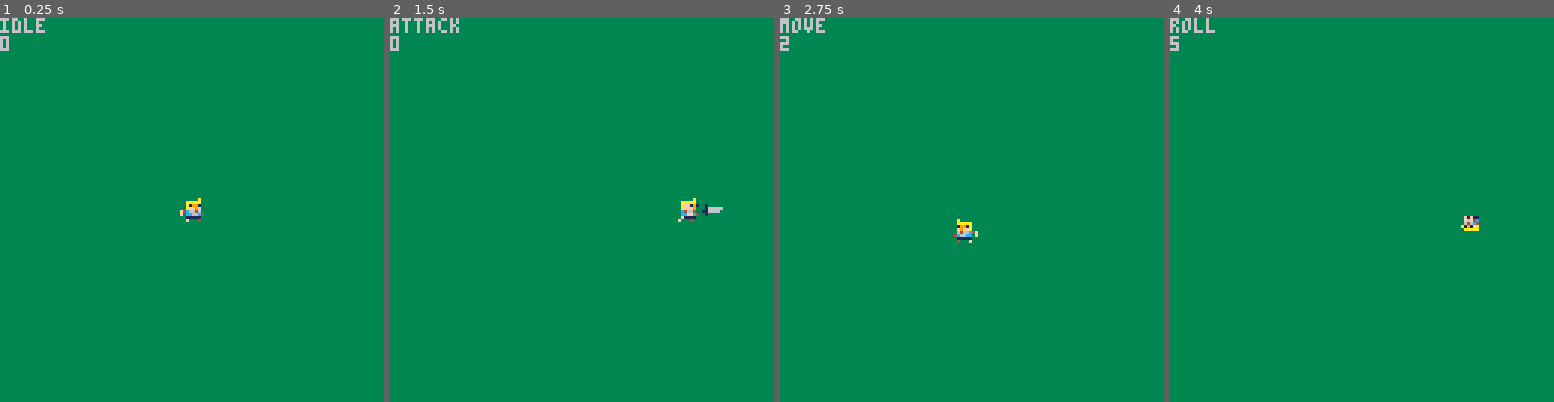
Above: before the commit, frames 1-4 (left to right).
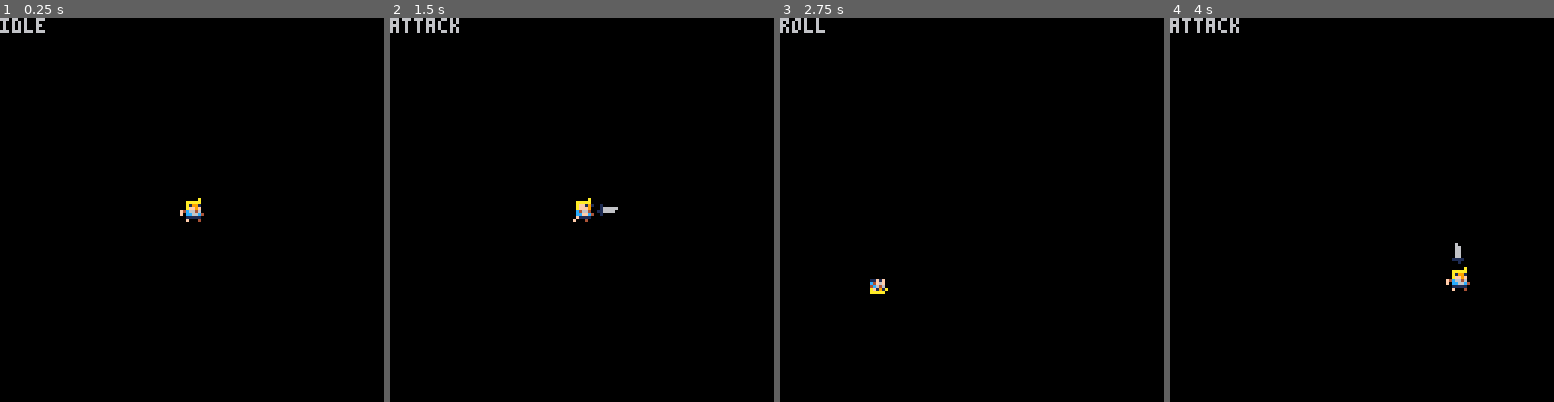
Above: after the commit, the same moments.

Repository: yuwangyu-Hub/pico8arpg
Game: PICO-8 cartridge arpg.p8
Same seed, same stepped clock (60 frames per second), same inputs: the game is played once before the commit and once after it.
Inputs:
- Up to frame 1 (0.25 s): no input
- Up to frame 2 (1.5 s): tap O (Z key) at 0.33, 0.7, 1.43 s; tap X (X key) at 1.07 s
- Up to frame 3 (2.75 s): hold Left 1.97-2.37 s; tap X (X key) at 2.07, 2.4, 2.73 s; tap O (Z key) at 2.22 s; hold Down from 2.42 s (still down)
- Up to frame 4 (4 s): release Down at 2.82 s; hold Right 2.87-3.53 s; tap X (X key) at 3.07, 3.4, 3.73 s; tap O (Z key) at 3.1, 3.98 s; hold Up from 3.58 s (still down)

The runs differ from the first frame. In frame 1, 100% of the frame differs, in the area x 0-100%, y 0-100%; in frame 2, 100%; in frame 3, 100%; in frame 4, 100%.

Commit message:
dev-23-11-9

Diff:
--- a/initdata.lua
+++ b/initdata.lua
@@ -15,7 +15,7 @@
     wy.spx=0
     wy.spy=0
     wy.speed=1.3
-    wy.rollspeed=8
+    wy.rollspeed=3
     wy.t=0
     wy.att_t=0
     wy.aniframe=wy.animsprs.idle
@@ -27,99 +27,9 @@
         attack={9,10,11}
     }
     wy.dire=0
-end
 
 
---绘制武器
-function weapon()
-
-	sword_spr=0
-	sword_att_lr={22,23,24}
-	sword_att_ud={25,26,27}
-
-    swordx=0
-	swordy=0
-	sw_flipx=false
-	sw_flipy=false
-
-    if wy.dire==0 then
-		if  wy.sprflip then
-            --角色:左
-		    swordx=wy.x-8
-		    swordy=wy.y
-		    sword_spr=23 --flip
-		    sw_flipx=true
-        else
-            --角色：右
-            swordx=wy.x+8
-            swordy=wy.y
-            sword_spr=23
-        end
-
-	end
-
-	if wy.dire==1 then
-		--角色:左
-		swordx=wy.x-8
-		swordy=wy.y
-		sword_spr=23 --flip
-		sw_flipx=true
-	end
-    if wy.dire==2 then
-		--角色:左上
-		swordx=wy.x-8
-		swordy=wy.y-8
-		sword_spr=22 --flip
-		sw_flipx=true
-	end
-	if wy.dire==3 then
-		--角色：上
-		swordx=wy.x
-		swordy=wy.y-8
-		sword_spr=24
-	end
-    if wy.dire==4 then
-		--角色：右上
-		swordx=wy.x+8
-		swordy=wy.y-8
-		sword_spr=22
-
-	end
-	if wy.dire==5 then
-		--角色：右
-		swordx=wy.x+8
-		swordy=wy.y
-		sword_spr=23
-	end
-    if wy.dire==6 then
-		--角色：右下
-		swordx=wy.x+8
-		swordy=wy.y+8
-		sword_spr=22
-        sw_flipy=true
-	end
-	if wy.dire==7 then
-		--角色：下
-		swordx=wy.x
-		swordy=wy.y+8
-		sword_spr=24
-		sw_flipy=true
-	end
-    if wy.dire==8 then
-		--角色：左下
-		swordx=wy.x-8
-		swordy=wy.y+8
-		sword_spr=22
-        sw_flipx=true
-		sw_flipy=true
-	end
-	spr(sword_spr,swordx,swordy,1,1,sw_flipx,sw_flipy)
 end
-
-
-
-
-
 
 
 --敌人-蛇
@@ -133,7 +43,5 @@
     snake.state=snake.allstate.idle
     snake.x=30
     snake.y=0
-    snake.spx=0
-    snake.spy=0
-
+    snake.speed=0.5
 end
--- a/main.lua
+++ b/main.lua
@@ -1,9 +1,9 @@
 --dev
 --敌人追踪系统
 --翻滚粒子特效
-
 function _init()
 	playerdata()
+	enemydata()
 
 end
 
@@ -13,27 +13,33 @@
 	--主角的行为
 	--wy_act(wy)
 	wyfsm()
+	--chase(snake,wy)
 end
 
-
-
 function _draw()
-	cls(3)--屏幕颜色
+	cls()--屏幕颜色
 
 	--攻击武器动画
-	if wy.att then
+	--if wy.att then
 		--draweapon(wy)
-	end
+	--end
 
 	--主角精灵显示
 	spr(wy.aniframe, wy.x, wy.y, 1, 1,wy.sprflip)--sb spr
 
+
+	--敌人蛇
+	--spr(48,snake.x,snake.y)
+
+
 	print(wy.state)
-	print(ceil(wy.t%#wy.animsprs.roll))
 	--UI显示
 	--ui()
+
+
+	--攻击时候的武器绘制
 	if wy.state == wy.allstate.attack then
-		weapon()
+		attack()
 	end
 
 end
--- a/role.lua
+++ b/role.lua
@@ -14,10 +14,10 @@
 
 	role.allstate={}
 	role.state=role.allstate[1]
-	--role.roll=false
+	role.isroll=false
 	role.rollspeed=0
 	role.t=0
-	--role.att=false
+	role.isattack=false
 	role.att_t=0
 	role.aniframe=0
 	role.animsprs={}
@@ -41,11 +41,20 @@
 	if wy.state == "idle" then------------------------------------------------idle
 		wy.spx=0
 		wy.spy=0
+
+
+		if wy.isattack then
+			wy.state=wy.allstate.attack
+		end
+
 		if wy.dire!=0 then
 			wy.state=wy.allstate.move
 		end
 		wy.rollspeed=8
 
+		if wy.isroll then
+			wy.state=wy.allstate.roll
+		end
 		--动画
 		wy.aniframe= wy.animsprs.idle
 		wy.t=0
@@ -60,8 +69,17 @@
 		end
 
 		move(wy)
+
 		if wy.dire==0 then
 			wy.state=wy.allstate.idle
+		end
+
+		if wy.isattack then
+			wy.state=wy.allstate.attack
+		end
+
+		if wy.isroll then
+			wy.state=wy.allstate.roll
 		end
 
 		--动画相关
@@ -86,18 +104,26 @@
 
 		wy.att_t+=0.2
 		if wy.att_t > 2 then
-			--wy.att=false
+			wy.isattack=false
 			wy.att_t=0
 			wy.state=wy.allstate.idle
 		end
 	elseif wy.state == "roll" then--------------------------------------------roll
+		if wy.dire==2 or  wy.dire==4 or wy.dire==6 or wy.dire==8 then
+			wy.rollspeed=sqrt(wy.rollspeed*wy.rollspeed/2)--斜方向归一化
+		else
+			wy.rollspeed=3
+		end
+
+
 		roll(wy)
 		--动画相关
 		wy.t+=0.5
 		wy.aniframe=wy.animsprs.roll[ceil(wy.t%#wy.animsprs.roll)]
 		if wy.t>=5 then
-			--wy.roll=false
+			wy.isroll=false
 			wy.state=wy.allstate.idle
+
 		end
 	elseif wy.state == "hurt" then--------------------------------------------hurt
 
@@ -106,81 +132,228 @@
 	end
 
 end
+
+
+--攻击时武器的显示
+function attack()
+	sword_spr=0
+    swordx=0
+	swordy=0
+	sw_flipx=false
+	sw_flipy=false
+
+
+
+	local swordire={
+		--{x,y,spr,flipx,flipy}
+		{-8, 0, 23,true},      ----1
+		{-8,-8, 22,true},      ----2
+		{ 0,-8, 24},           ----3
+		{ 8,-8, 22},           ----4
+		{ 8, 0, 23},           ----5
+		{ 8, 8, 22,false,true},----6
+		{ 0, 8, 24,false,true},----7
+		{-8, 8, 22,true,true} -----8
+	}
+	if wy.dire!=0 then
+		swordx=wy.x+swordire[wy.dire][1]
+		swordy=wy.y+swordire[wy.dire][2]
+		sword_spr=swordire[wy.dire][3]
+		sw_flipx=swordire[wy.dire][4]
+		sw_flipy=swordire[wy.dire][5]
+	else
+		if wy.sprflip then
+			swordx=wy.x-8
+			swordy=wy.y
+			sword_spr=23 --flip
+			sw_flipx=true
+		else
+			swordx=wy.x+8
+			swordy=wy.y
+			sword_spr=23
+		end
+	end
+
+	spr(sword_spr,swordx,swordy,1,1,sw_flipx,sw_flipy)
+	--[[
+		if wy.dire==1 or (wy.dire ==0 and wy.sprflip)then
+			--角色:左
+			swordx=wy.x-8
+			swordy=wy.y
+			sword_spr=23 --flip
+			sw_flipx=true
+		end
+		if wy.dire==2 then
+			--角色:左上
+			swordx=wy.x-8
+			swordy=wy.y-8
+			sword_spr=22 --flip
+			sw_flipx=true
+		end
+		if wy.dire==3 then
+			--角色：上
+			swordx=wy.x
+			swordy=wy.y-8
+			sword_spr=24
+		end
+		if wy.dire==4 then
+			--角色：右上
+			swordx=wy.x+8
+			swordy=wy.y-8
+			sword_spr=22
+		end
+		if wy.dire==5 or (wy.dire==0 and not wy.sprflip)then
+			--角色：右
+			swordx=wy.x+8
+			swordy=wy.y
+			sword_spr=23
+		end
+		if wy.dire==6 then
+			--角色：右下
+			swordx=wy.x+8
+			swordy=wy.y+8
+			sword_spr=22
+			sw_flipy=true
+		end
+		if wy.dire==7 then
+			--角色：下
+			swordx=wy.x
+			swordy=wy.y+8
+			sword_spr=24
+			sw_flipy=true
+		end
+		if wy.dire==8 then
+			--角色：左下
+			swordx=wy.x-8
+			swordy=wy.y+8
+			sword_spr=22
+			sw_flipx=true
+			sw_flipy=true
+		end
+	--]]
+end
+
 
 --主角移动
 function move(sb)
 	sb.spx=0
 	sb.spy=0
-	if sb.dire==1 then
-		sb.spx=-wy.speed
-	end
-	if sb.dire==2 then
-		sb.spx=-wy.speed
-		sb.spy=-wy.speed
-	end
-	if sb.dire==3 then
-		sb.spy=-wy.speed
-	end
-	if sb.dire==4 then
-		sb.spx=wy.speed
-		sb.spy=-wy.speed
-	end
-	if sb.dire==5 then
-		sb.spx=wy.speed
-	end
-	if sb.dire==6 then
-		sb.spx=wy.speed
-		sb.spy=wy.speed
-	end
-	if sb.dire==7 then
-		sb.spy=wy.speed
-	end
-	if sb.dire==8 then
-		sb.spx=-wy.speed
-		sb.spy=wy.speed
-	end
+
+	local xyspeed={
+		{-sb.speed,0},          -------1
+		{-sb.speed,-sb.speed},  -------2
+		{0,-sb.speed},          -------3
+		{sb.speed,-sb.speed},   -------4
+		{sb.speed,0},           -------5
+		{sb.speed,sb.speed},    -------6
+		{0,sb.speed},           -------7
+		{-sb.speed,sb.speed}    -------8
+	}
+	if wy.dire!=0 then
+		sb.spx=xyspeed[sb.dire][1]
+		sb.spy=xyspeed[sb.dire][2]
+	end
+	--[[
+		if sb.dire==1 then
+			sb.spx=-wy.speed
+		end
+		if sb.dire==2 then
+			sb.spx=-wy.speed
+			sb.spy=-wy.speed
+		end
+		if sb.dire==3 then
+			sb.spy=-wy.speed
+		end
+		if sb.dire==4 then
+			sb.spx=wy.speed
+			sb.spy=-wy.speed
+		end
+		if sb.dire==5 then
+			sb.spx=wy.speed
+		end
+		if sb.dire==6 then
+			sb.spx=wy.speed
+			sb.spy=wy.speed
+		end
+		if sb.dire==7 then
+			sb.spy=wy.speed
+		end
+		if sb.dire==8 then
+			sb.spx=-wy.speed
+			sb.spy=wy.speed
+		end
+	--]]
 end
 
 --翻滚制作
 function roll(sb)
-	local sqrtsp=sqrt(sb.rollspeed*sb.rollspeed/2)--斜方向归一化
-
-	if sb.dire==1  or (sb.dire==0 and sb.sprflip)then
-		sb.spx=-sb.rollspeed
-	end
-
-	if sb.dire==2 then
-		sb.spx=-sqrtsp
-		sb.spy=-sqrtsp
-	end
-
-	if sb.dire==3 then
-		sb.spy=-sb.rollspeed
-	end
-
-	if sb.dire==4 then
-		sb.spx=sqrtsp
-		sb.spy=-sqrtsp
-	end
-
-	if sb.dire==5 or (sb.dire==0 and not sb.sprflip)then
-		sb.spx=sb.rollspeed
-	end
-
-
-	if sb.dire==6 then
-		sb.spx=sqrtsp
-		sb.spy=sqrtsp
-	end
-
-	if sb.dire==7 then
-		sb.spy=sb.rollspeed
-	end
-	if sb.dire==8 then
-		sb.spx=-sqrtsp
-		sb.spy=sqrtsp
-	end
-	sb.rollspeed-=1
-
-
-end
+	local rollspeed={
+		{-sb.rollspeed,0},             ---------1
+		{-sb.rollspeed,-sb.rollspeed}, ---------2
+		{0,-sb.rollspeed},             ---------3
+		{sb.rollspeed,-sb.rollspeed},  ---------4
+		{sb.rollspeed,0},              ---------5
+		{sb.rollspeed,sb.rollspeed},   ---------6
+		{0,sb.rollspeed},              ---------7
+		{-sb.rollspeed,sb.rollspeed}   ---------8
+	}
+	if wy.dire!=0 then
+		sb.spx=rollspeed[sb.dire][1]
+		sb.spy=rollspeed[sb.dire][2]
+	else
+		if wy.sprflip then
+			sb.spx=-sb.rollspeed
+		else
+			sb.spx=sb.rollspeed
+		end
+	end
+	--[[
+		if sb.dire==1  or (sb.dire==0 and sb.sprflip)then
+			sb.spx=-sb.rollspeed
+		end
+		if sb.dire==2 then
+			sb.spx=-sb.rollspeed
+			sb.spy=-sb.rollspeed
+		end
+		if sb.dire==3 then
+			sb.spy=-sb.rollspeed
+		end
+		if sb.dire==4 then
+			sb.spx=sb.rollspeed
+			sb.spy=-sb.rollspeed
+		end
+		if sb.dire==5 or (sb.dire==0 and not sb.sprflip)then
+			sb.spx=sb.rollspeed
+		end
+		if sb.dire==6 then
+			sb.spx=sb.rollspeed
+			sb.spy=sb.rollspeed
+		end
+
+		if sb.dire==7 then
+			sb.spy=sb.rollspeed
+		end
+		if sb.dire==8 then
+			sb.spx=-sb.rollspeed
+			sb.spy=sb.rollspeed
+		end
+		sb.rollspeed-=1
+	--]]
+end
+
+
+--追逐
+function chase(sb1,sb2)
+	if sb1.x < sb2.x then
+		sb1.x+=sb1.speed
+	end
+	if sb1.x > sb2.x then
+		sb1.x-=sb1.speed
+	end
+	if sb1.y < sb2.y then
+		sb1.y+=sb1.speed
+	end
+	if sb1.y > sb2.y then
+		sb1.y-=sb1.speed
+	end
+end
--- a/tool.lua
+++ b/tool.lua
@@ -31,11 +31,11 @@
 	end
 	if btn(🅾️) then --攻击为真
 		--wy.att=true
-		wy.state=wy.allstate.attack
+		wy.isattack=true
 	end
 	if btnp(❎) then --翻滚为真
-		--sb.roll=true
-		wy.state=wy.allstate.roll
+		wy.isroll=true
+		--wy.state=wy.allstate.roll
 	end
 end
 
@@ -55,7 +55,8 @@
 
 
 --attack colbox check
---攻击盒检测
+--碰撞攻击盒检测
+--物体1、物体2、物体1的宽、物体1的高、物体2的宽、物体2的高
 function attackboxcheck(sb1,sb2,w1,h1,w2,h2)
 
 	local ax1=sb1.x
